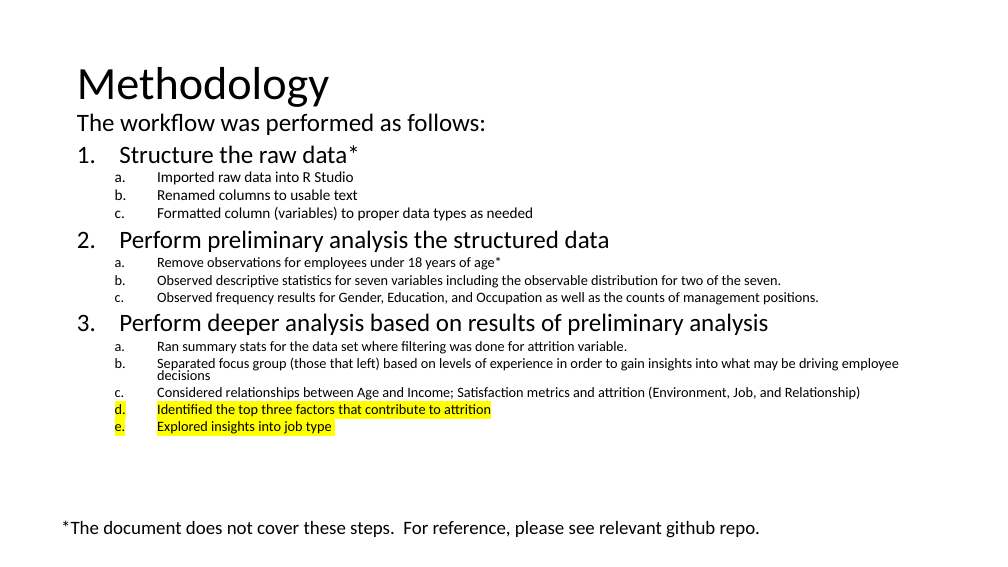
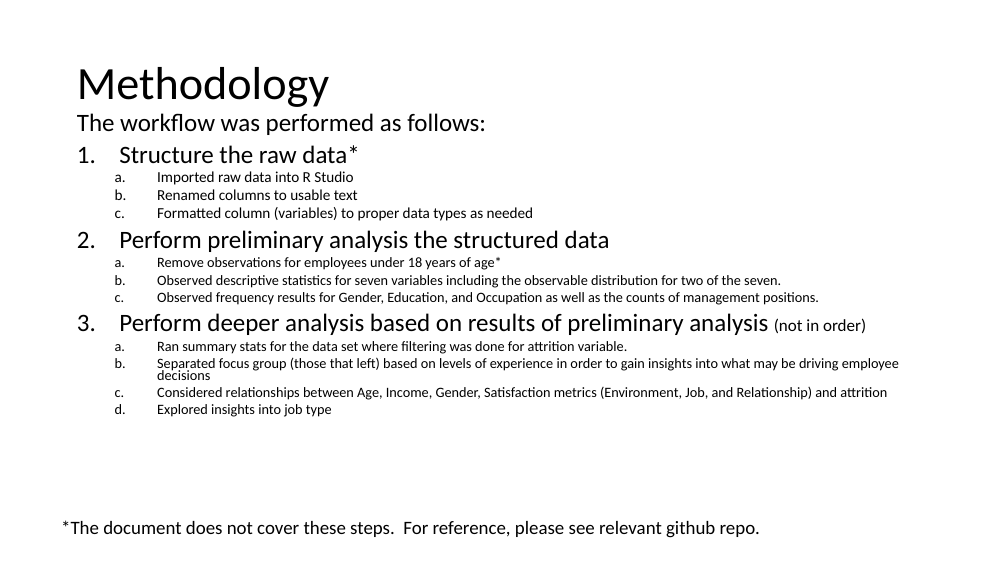
Before and after one commit to bdelahoussaye/CaseStudy2, a slide deck: slide 6 of Final Presentation_TEAM VARIANCE 6306.pptx. Drawn at 1008x567 pixels with LibreOffice and Linux fonts; fonts in the diff are those of the drawing. Boxes give left, top, right and bottom in pixels: in the first picture for what was removed or moved away, otherwise in the second. Text is boxed around its words. In the diff, an @@ line names an element or a change of style, - is before the commit and + after.

```diff
--- a/Final Presentation_TEAM VARIANCE 6306.pptx
+++ b/Final Presentation_TEAM VARIANCE 6306.pptx
@@ text at [119,313,866,335]: text changed @@
-3. Perform deeper analysis based on results of preliminary analysis
+3. Perform deeper analysis based on results of preliminary analysis (not in order)
@@ text at [157,387,887,400]: text changed @@
-  c. Considered relationships between Age and Income; Satisfaction metrics and attrition (Environment, Job, and Relationship)
-  d. Identified the top three factors that contribute to attrition
+  c. Considered relationships between Age, Income, Gender, Satisfaction metrics (Environment, Job, and Relationship) and attrition
@@ text at [157,404,332,417]: highlight #FFFF00 to none in "Explored insights into job type" @@
```
Also in this commit, not shown: 13 other slides changed, 2 slides added, 1 other file.
